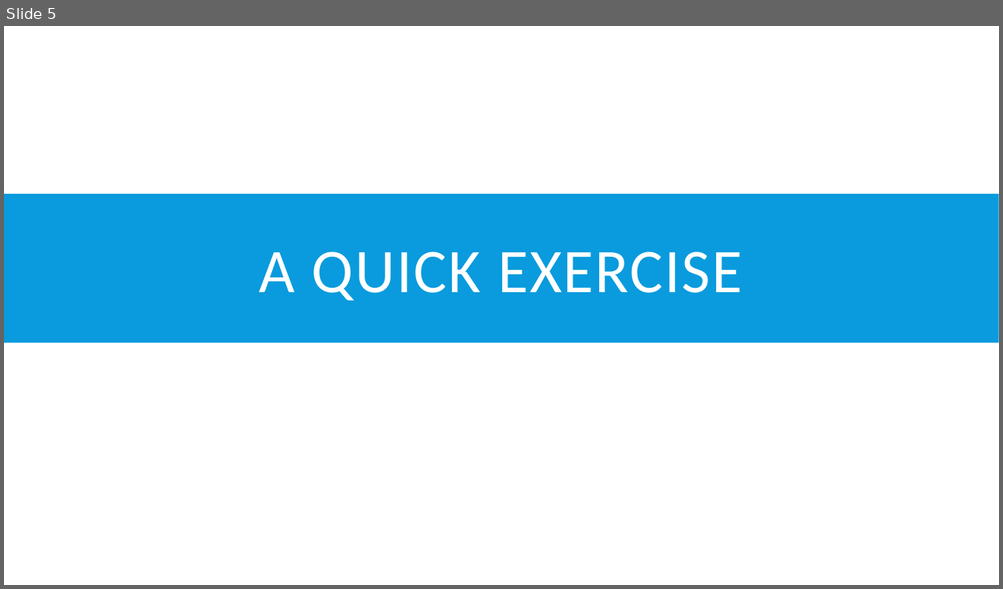
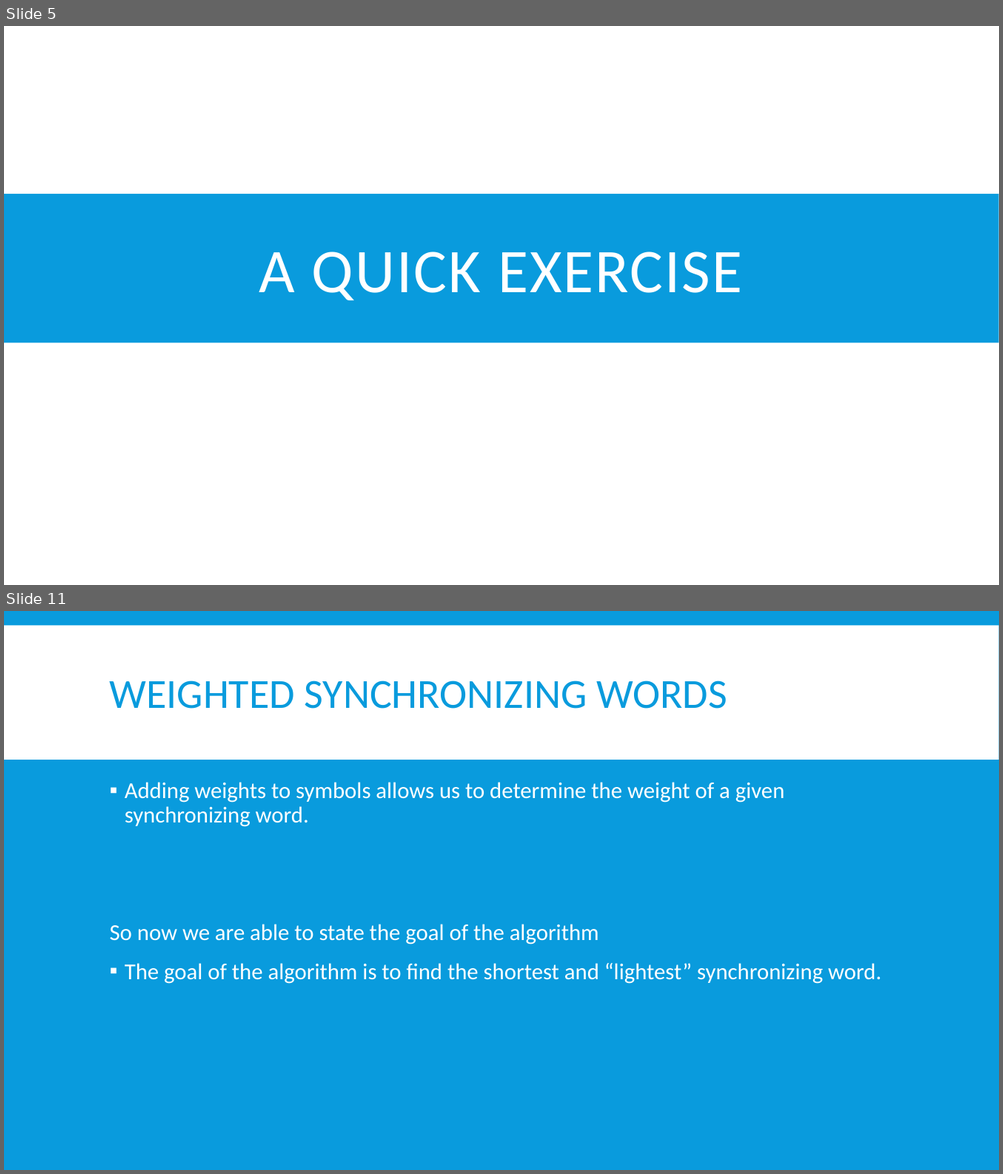
Before and after one commit to Jacobsma/CS477-Project, a slide deck: project.pptx. Shown one above the other, each under a label of ours: slide 5 before the commit, slides 5 and 11 after it; the slides between them are not shown. The pictures are 1003x589 and 1003x1174 pixels, drawn with LibreOffice and Linux fonts; fonts in the diff are those of the drawing. Boxes give left, top, right and bottom in pixels: in the first picture for what was removed or moved away, otherwise in the second. Text is boxed around its words. In the diff, an @@ line names an element or a change of style, - is before the commit and + after.

Commit message:
Added additional slides
Added slides describing the algorithms

```diff
--- a/project.pptx
+++ b/project.pptx
@@ slide 11 added at bbox=[4, 611, 999, 1170], background #099BDD @@
@@ rectangle added at bbox=[4, 625, 999, 760], fill #FFFFFF @@
@@ title added at bbox=[110, 681, 727, 709], 40 pt, text #099BDD @@
+WEIGHTED SYNCHRONIZING WORDS
@@ text added at bbox=[110, 782, 881, 984], 22 pt, text #FFFFFF @@
+▪ Adding weights to symbols allows us to determine the weight of a given synchronizing word.
+So now we are able to state the goal of the algorithm
+▪ The goal of the algorithm is to find the shortest and “lightest” synchronizing word.
```
Also in this commit, not shown: 4 other slides added, 2 other files.
